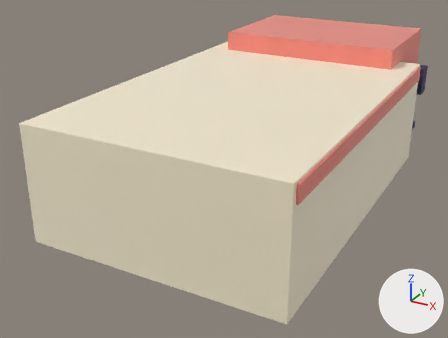
The glTF model assets/vehicles/player_truck/player_truck_lod1.glb as it was, and as the next commit left it.
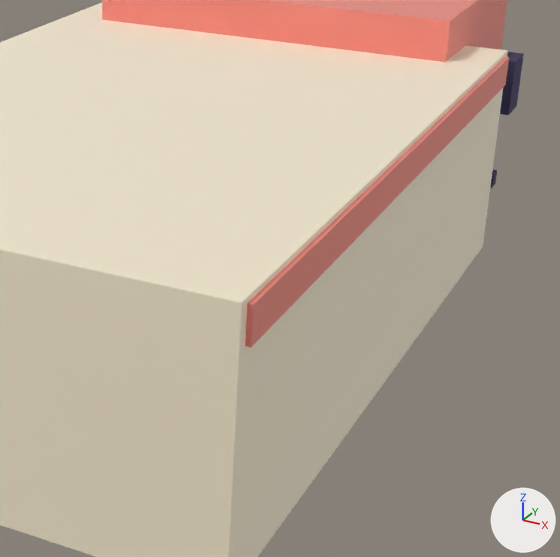
Each version is shown whole from a 50 mm camera at (5.19, -11.38, 5.9) aimed at (-0.66, -0.73, 0.58), then close up on the part from 40% to 99% of the width and 12% to 90% of the height. Every picture has the same lights, and +X, +Y and +Z are marked at lower right. The last two pictures show the newer version.

Objects in the first close-up: 'Cab_Body', 'Mirror', 'Trailer_Body', 'Trailer_Stripe' and 1 more.
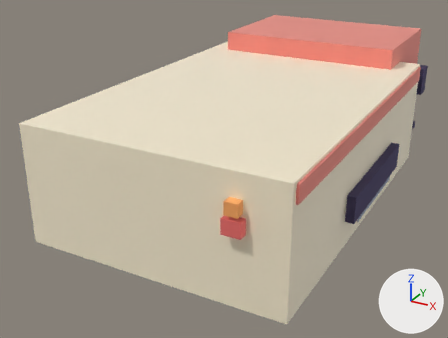
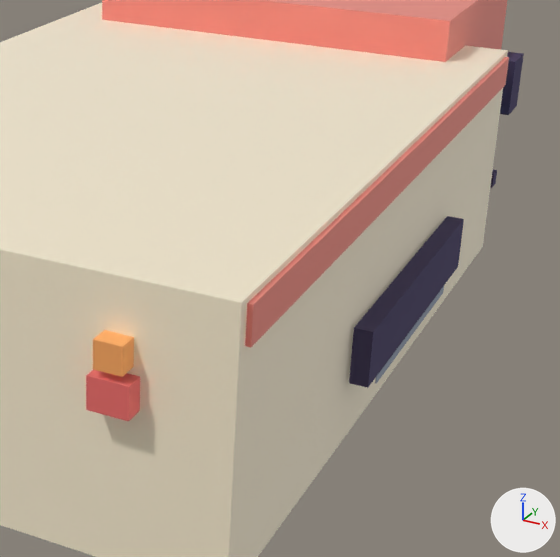
The edits, one by one:
Material 'Material_8' (mat_material_8) is new.
Its base color is (1.0, 0.604, 0.259) (beige #ffcc8b).
Its metallic is 1.0.
Its roughness is 0.904.
Material 'Material_7' (mat_material_7) is new.
Its base color is (0.937, 0.314, 0.298) (pink #f89894).
Its metallic is 1.0.
Its roughness is 0.904.
Mesh me_signal_lamp_1 is new.
It is a box spanning x 1.49..1.71, y -4.66..-4.5, z 1.84..2.06.
It uses material mat_material_8 (beige #ffcc8b).
Mesh me_brake_lamp_1 is new.
It is a box spanning x 1.44..1.76, y -4.66..-4.5, z 1.52..1.78.
It uses material mat_material_7 (pink #f89894).
Mesh me_fuel_tank_1 is new.
It is a box spanning x 2.04..2.46, y -1.25..0.95, z 0.36..0.88.
It uses material mat_material_4 (light grey #b3bdca).
Mesh me_trailer_side_outline_1 is new.
It is a box spanning x 2.48..2.64, y -2.15..0.65, z 0.8..1.3.
It uses material mat_material_3 (blue #655d80).
Object 'Signal_Lamp' (ob_signal_lamp) is new; it shows me_signal_lamp_1.
Its location is (0.0, 0.0, 0.0).
Object 'Brake_Lamp' (ob_brake_lamp) is new; it shows me_brake_lamp_1.
Its location is (0.0, 0.0, 0.0).
Object 'Fuel_Tank' (ob_fuel_tank) is new; it shows me_fuel_tank_1.
Its location is (0.0, 0.0, 0.0).
Object 'Trailer_Side_Outline' (ob_trailer_side_outline) is new; it shows me_trailer_side_outline_1.
Its location is (0.0, 0.0, 0.0).

Pixel boxes (x1, y1, x2, y2) of what changed, in the close-ups (560 x 557 px):
'Trailer_Side_Outline', added (blue)
    after: (349, 216, 464, 388)
'Brake_Lamp', added
    after: (86, 369, 140, 421)
'Signal_Lamp', added
    after: (93, 330, 134, 377)
'Fuel_Tank', added (mostly hidden)
    after: (375, 286, 444, 384)
